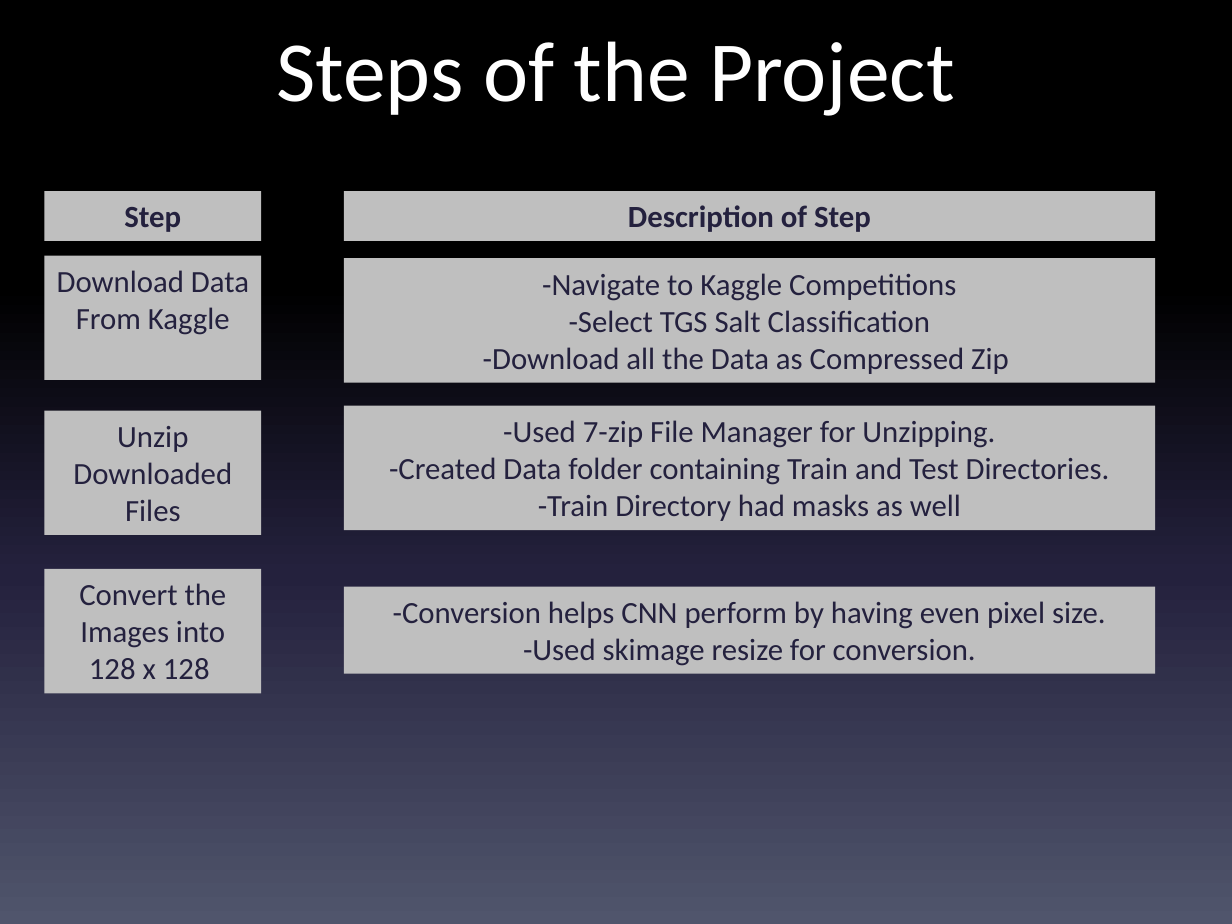
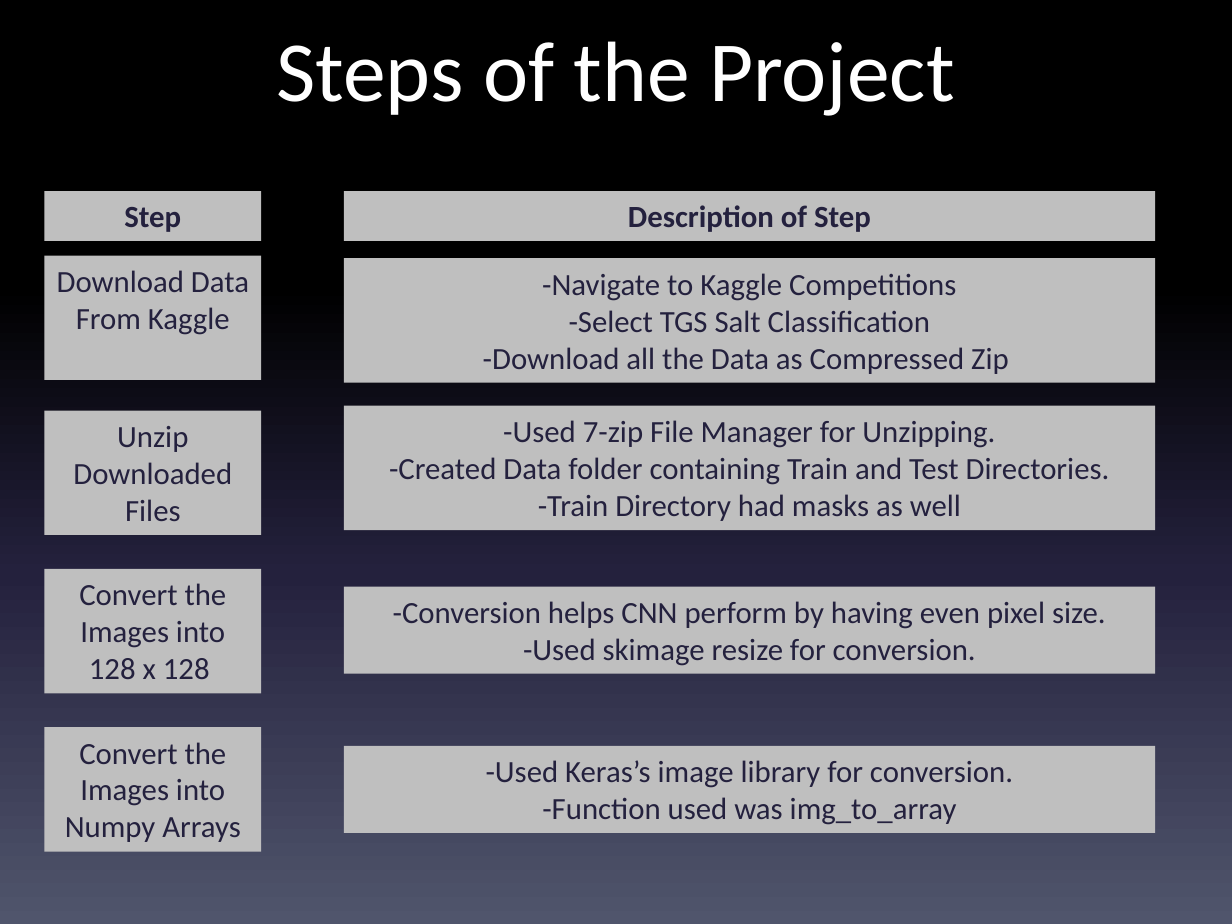
Before and after one commit to clach1225/Salt_Deposit_Identification, a slide deck: slide 7 of Final_Presentation.pptx. Drawn at 1232x924 pixels with LibreOffice and Linux fonts; fonts in the diff are those of the drawing. Boxes give left, top, right and bottom in pixels: in the first picture for what was removed or moved away, otherwise in the second. Text is boxed around its words. In the diff, an @@ line names an element or a change of style, - is before the commit and + after.

```diff
--- a/Final_Presentation.pptx
+++ b/Final_Presentation.pptx
@@ rectangle added at (44, 727, 261, 851), fill #BFBFBF, 18 pt, text #24213E @@
+Convert the Images into Numpy Arrays
@@ rectangle added at (344, 745, 1156, 833), fill #BFBFBF, 18 pt, text #24213E @@
+-Used Keras’s image library for conversion.
+-Function used was img_to_array
```
Also in this commit, not shown: 2 other slides changed, 17 slides added.
